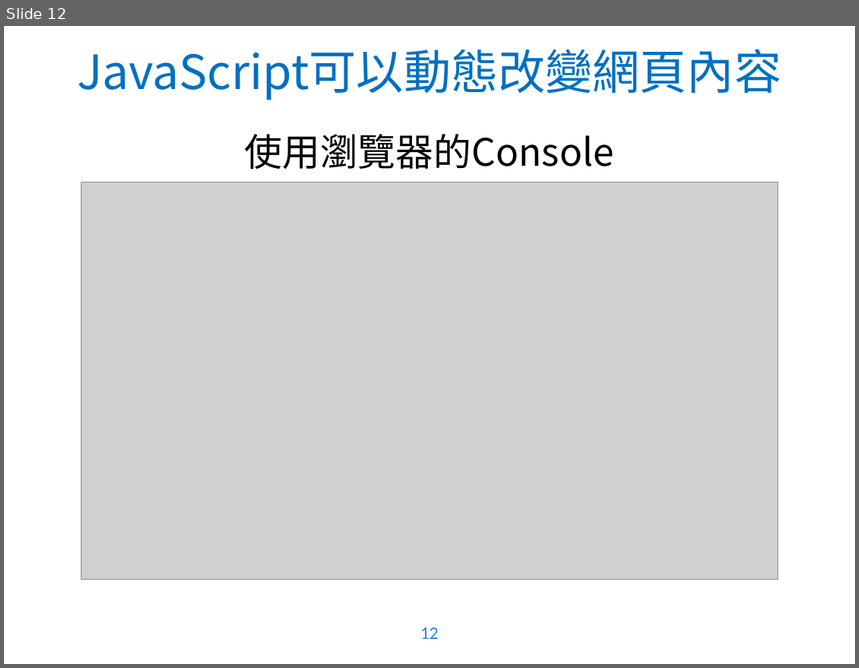
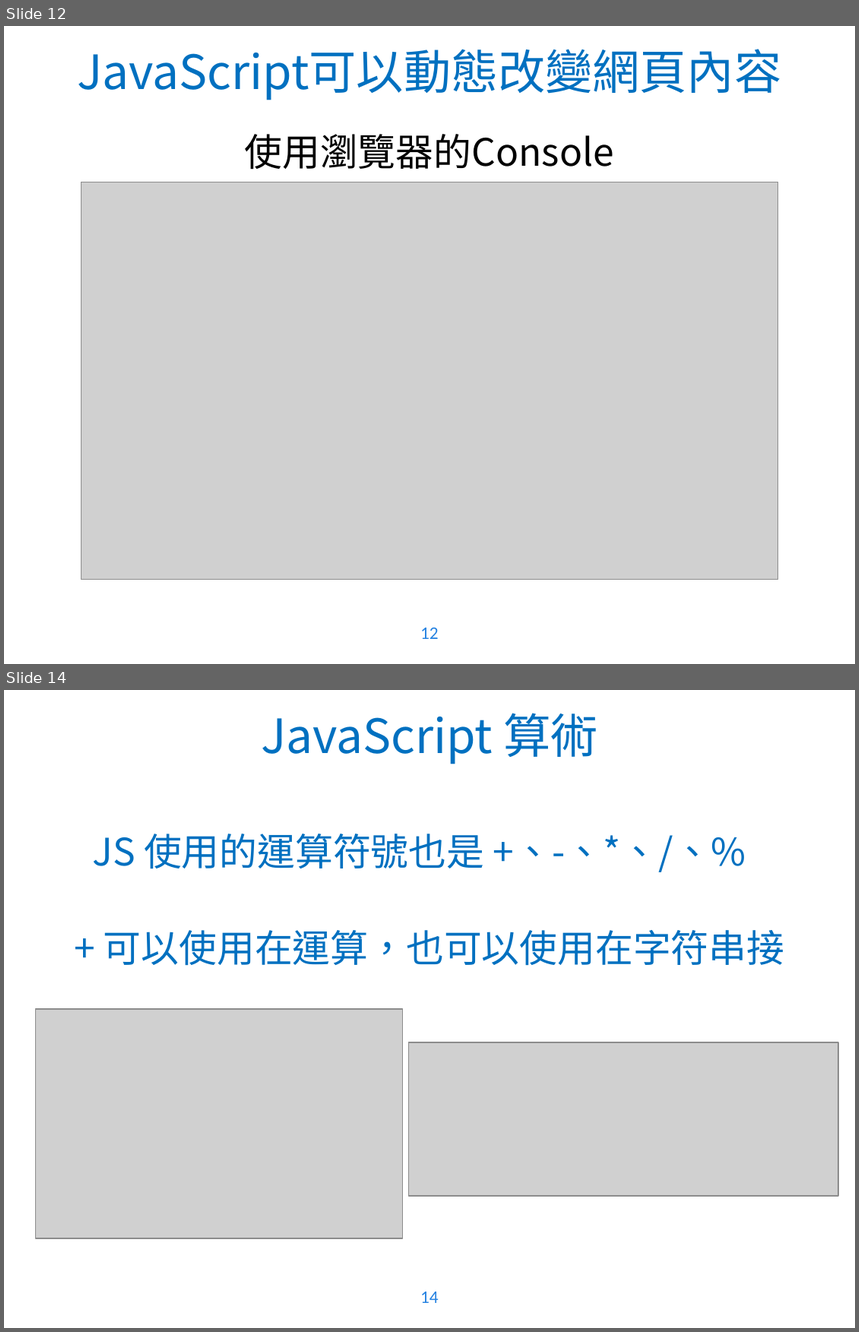
Before and after one commit to WaRTanKE7/WebClubData, a slide deck: 教學簡報/JavaScript - 1.pptx. Shown one above the other, each under a label of ours: slide 12 before the commit, slides 12 and 14 after it; the slides between them are not shown. The pictures are 859x668 and 859x1332 pixels, drawn with LibreOffice and Linux fonts; fonts in the diff are those of the drawing; grey boxes stand for pictures; background and template pictures are left out. Boxes give left, top, right and bottom in pixels: in the first picture for what was removed or moved away, otherwise in the second. Text is boxed around its words. In the diff, an @@ line names an element or a change of style, - is before the commit and + after.

```diff
--- a/教學簡報/JavaScript - 1.pptx
+++ b/教學簡報/JavaScript - 1.pptx
@@ slide 14 added at (4, 690, 855, 1328), background picture (left out); not listed: 1 template element that a slide beside it also shows @@
@@ title added at (261, 713, 598, 764), 40 pt, text #0070C0 @@
+JavaScript 算術
@@ text added at (93, 834, 747, 872), 32 pt, text #0070C0 @@
+JS 使用的運算符號也是 +、-、*、/、%
@@ text added at (104, 930, 785, 966), 32 pt, text #0070C0 @@
++ 可以使用在運算，也可以使用在字符串接
@@ picture added at (35, 1009, 402, 1239) @@
@@ picture added at (408, 1043, 838, 1195) @@
```
Also in this commit, not shown: 3 slides changed, 2 other slides added, 1 slide removed.
